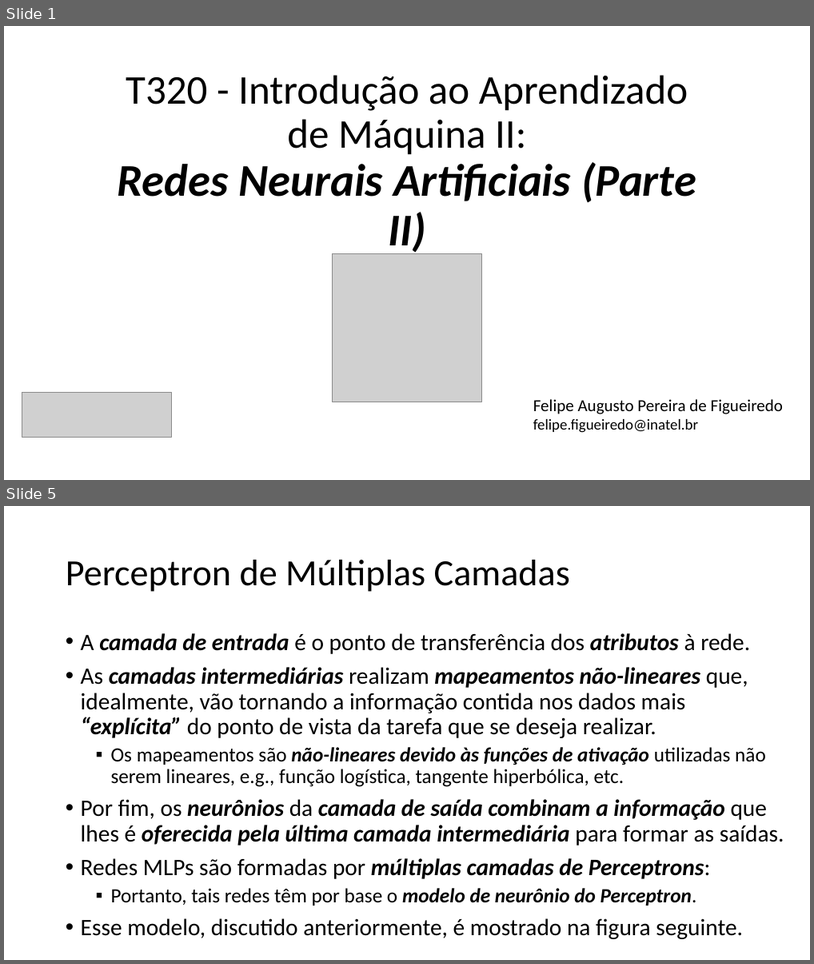
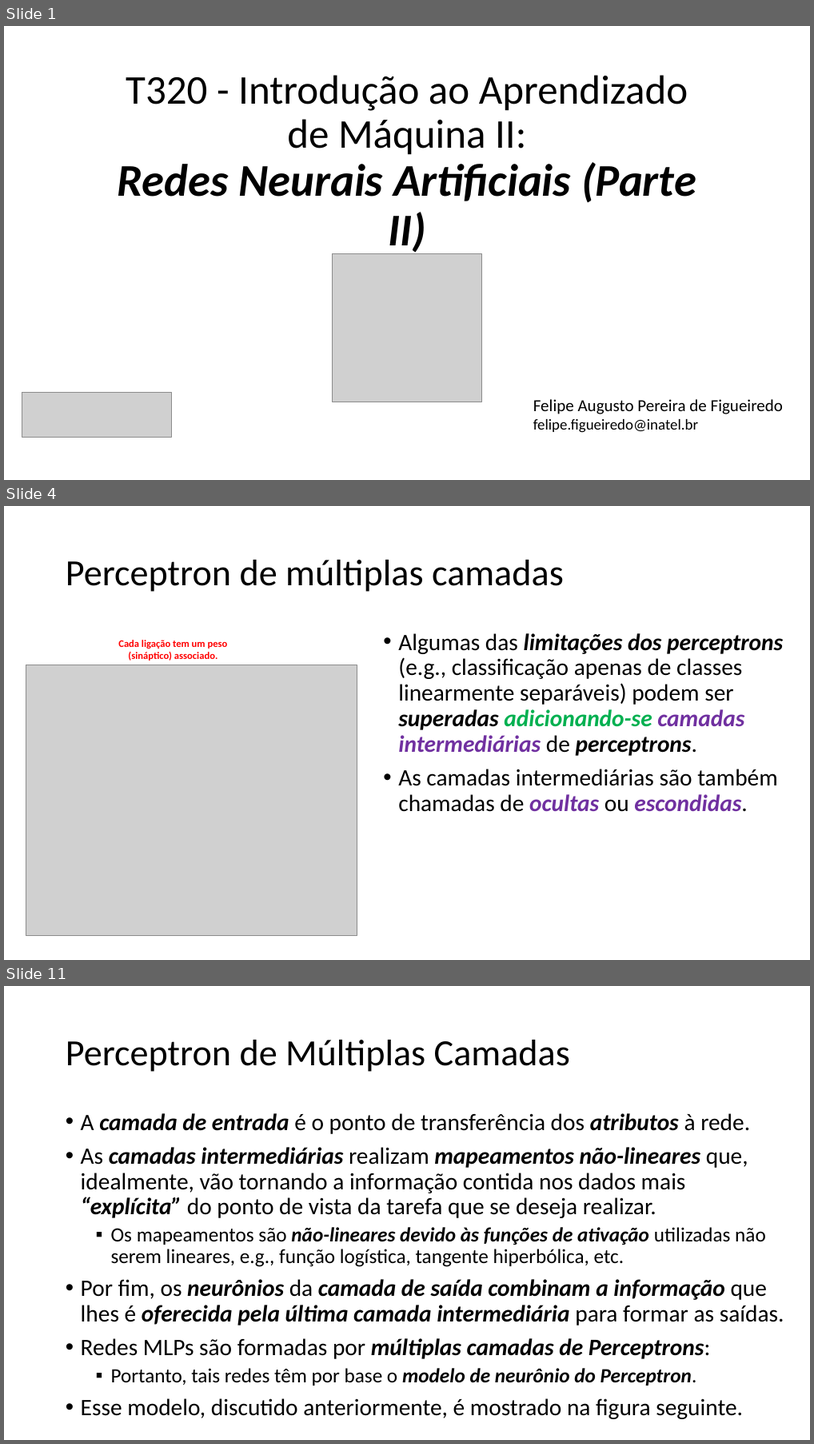
Before and after one commit to zz4fap/t320_aprendizado_de_maquina, a slide deck: slides/T320_Redes_Neurais_Artificiais (Parte II).pptx. Shown one above the other, each under a label of ours: slides 1 and 5 before the commit, slides 1, 4 and 11 after it; the slides between them are not shown. The pictures are 814x964 and 814x1444 pixels, drawn with LibreOffice and Linux fonts; fonts in the diff are those of the drawing; grey boxes stand for pictures. Boxes give left, top, right and bottom in pixels: in the first picture for what was removed or moved away, otherwise in the second. Text is boxed around its words. In the diff, an @@ line names an element or a change of style, - is before the commit and + after.

```diff
--- a/slides/T320_Redes_Neurais_Artificiais (Parte II).pptx
+++ b/slides/T320_Redes_Neurais_Artificiais (Parte II).pptx
@@ slide 4 added at [4,506,810,960], background #FFFFFF @@
@@ title added at [66,560,564,592], 44 pt, text #000000 @@
+Perceptron de múltiplas camadas
@@ text added at [118,640,228,660], 12 pt, text #FF0000, bold @@
+Cada ligação tem um peso (sináptico) associado.
@@ text added at [398,633,783,812], 28 pt, text #000000 @@
+• Algumas das limitações dos perceptrons (e.g., classificação apenas de classes linearmente separáveis) podem ser superadas adicionando-se camadas intermediárias de perceptrons.
+• As camadas intermediárias são também chamadas de ocultas ou escondidas.
@@ picture added at [26,664,357,936] @@
@@ what was slide 5 is now slide 11 @@
```
Also in this commit, not shown: 2 slides changed, 6 other slides added, 1 slide removed.
